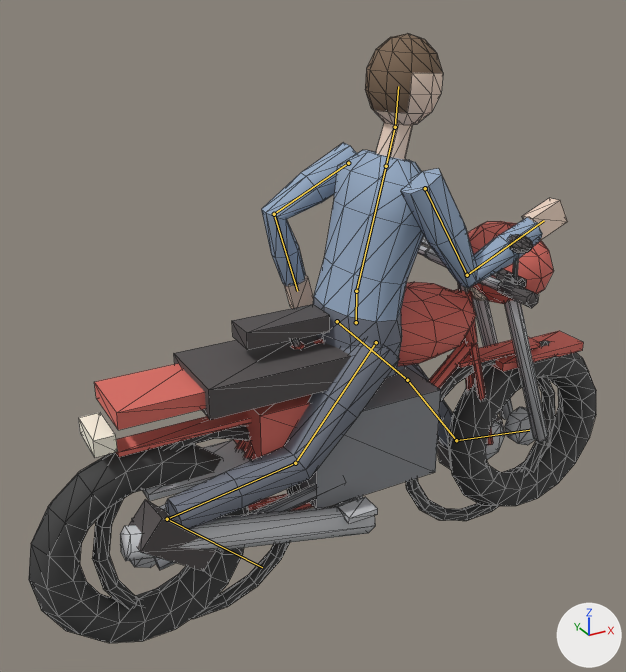
An edit to the glTF model public/figures.glb, drawn before and after from the same camera.
Camera for both pictures: a 50 mm lens placed at (-1.27, -2.04, 1.89), pointed at (-0.11, 0.07, 0.84). The lights are fixed; the arrows at lower right show +X, +Y and +Z. The first picture is the older version. Both versions are drawn at frame 4 of the action 'run'; the numbers are the values there. The bones that bend it are drawn over the model as lines. Mesh edges are drawn as thin lines.

Objects in the first picture: 'Bike', 'Figure', 'Moto'.
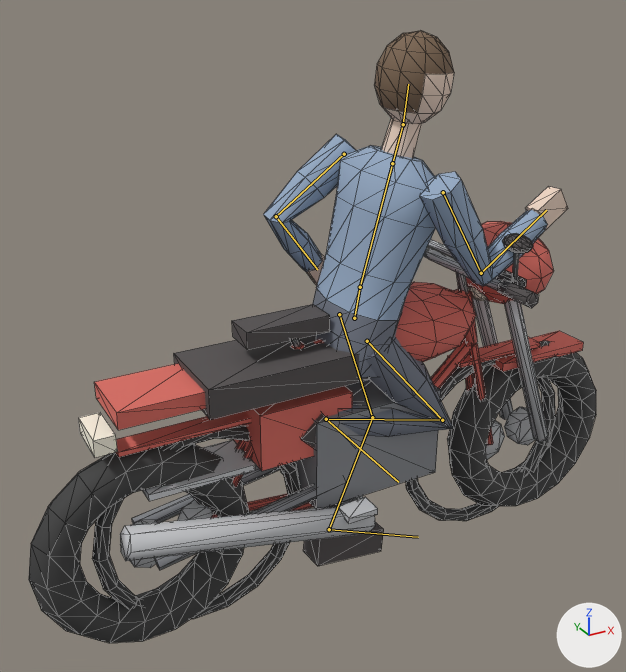
Location of each change, [x1, y1, x2, y2] in pixels of the pictures (626 x 672 px):
'Figure', posed (30% narrower)
    before: [129, 33, 568, 571]
    after: [263, 31, 568, 566]
bone 'hips', root to tip
    before: (356, 322) to (356, 291)
    after: (354, 318) to (360, 287)
bone 'spine', root to tip
    before: (356, 291) to (386, 166)
    after: (360, 287) to (392, 163)
bone 'head', root to tip
    before: (395, 127) to (398, 86)
    after: (403, 124) to (408, 84)
bone 'upper_arm.L', root to tip
    before: (348, 163) to (274, 214)
    after: (344, 154) to (276, 216)
bone 'forearm.L', root to tip
    before: (274, 214) to (297, 291)
    after: (276, 216) to (317, 269)
bone 'upper_arm.R', root to tip
    before: (425, 188) to (467, 275)
    after: (443, 192) to (481, 273)
bone 'forearm.R', root to tip
    before: (467, 275) to (544, 220)
    after: (481, 273) to (546, 210)
bone 'thigh.L', root to tip
    before: (337, 321) to (407, 380)
    after: (339, 314) to (372, 417)
bone 'shin.L', root to tip
    before: (407, 380) to (456, 440)
    after: (372, 417) to (329, 529)
bone 'foot.L', root to tip
    before: (456, 440) to (529, 430)
    after: (329, 529) to (418, 537)
bone 'thigh.R', root to tip
    before: (376, 342) to (295, 463)
    after: (367, 341) to (442, 420)
bone 'shin.R', root to tip
    before: (295, 463) to (167, 519)
    after: (442, 420) to (326, 419)
bone 'foot.R', root to tip
    before: (167, 519) to (262, 567)
    after: (326, 419) to (398, 482)

The edits, one by one:
Bone 'hips' (bone_hips) moves from (0.0, -0.08, 0.0) to (0.0, -0.07, -0.01).
Bone 'hips' (bone_hips) turns from (0, 6, 0) to (4, -6, -8) degrees about its own x, y and z.
Bone 'spine' (bone_spine) turns from (0, -9, -15) to (-2, 13, -7) degrees about its own x, y and z.
Bone 'head' (bone_head) turns from (0, 0, 10) to (0, -7, 10) degrees about its own x, y and z.
Bone 'upper_arm.L' (bone_upper_arm_l) turns from (7, 2, 43) to (10, 1, 32) degrees about its own x, y and z.
Bone 'forearm.L' (bone_forearm_l) turns from (4, 0, -72) to (4, 0, -83) degrees about its own x, y and z.
Bone 'upper_arm.R' (bone_upper_arm_r) turns from (-7, 2, -43) to (-10, 2, -44) degrees about its own x, y and z.
Bone 'forearm.R' (bone_forearm_r) turns from (1, 4, -86) to (0, 4, -90) degrees about its own x, y and z.
Bone 'thigh.L' (bone_thigh_l) turns from (1, 0, -45) to (0, 0, -25) degrees about its own x, y and z.
Bone 'shin.L' (bone_shin_l) turns from (0, 0, 5) to (-8, 3, 41) degrees about its own x, y and z.
Bone 'foot.L' (bone_foot_l) turns from (-27, 3, 11) to (25, 0, -1) degrees about its own x, y and z.
Bone 'thigh.R' (bone_thigh_r) turns from (-1, 0, 45) to (-1, -1, -47) degrees about its own x, y and z.
Bone 'shin.R' (bone_shin_r) turns from (1, 0, 40) to (1, -4, 139) degrees about its own x, y and z.
Bone 'foot.R' (bone_foot_r) turns from (56, 11, -20) to (70, 13, -18) degrees about its own x, y and z.
